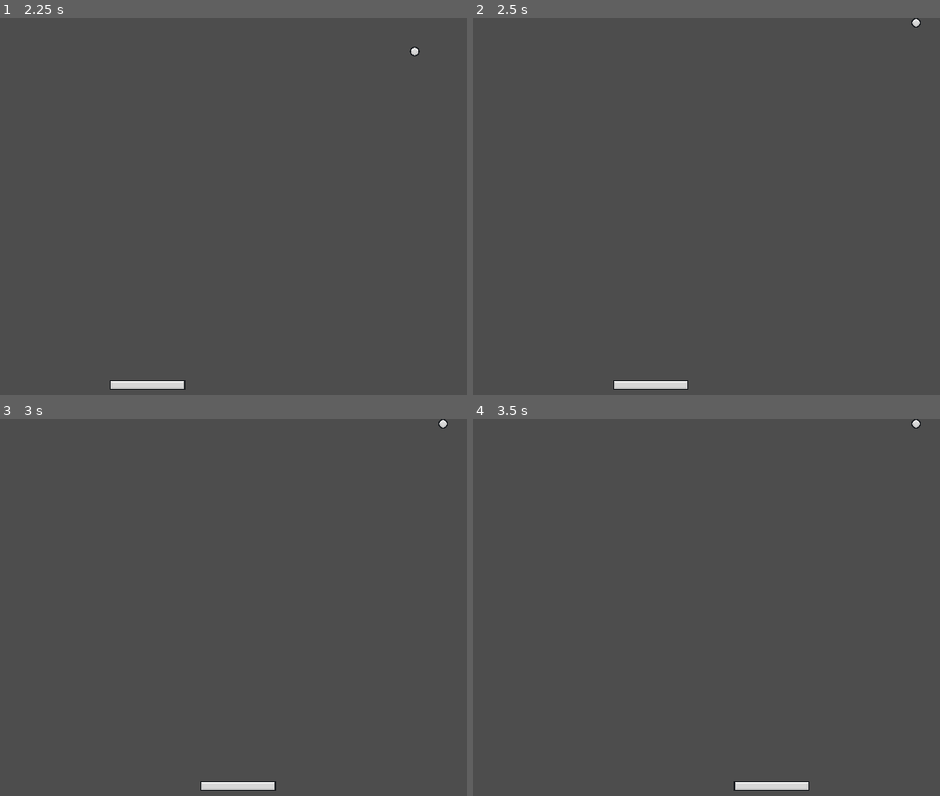
Above: before the commit, frames 1-4 (two rows, left to right).
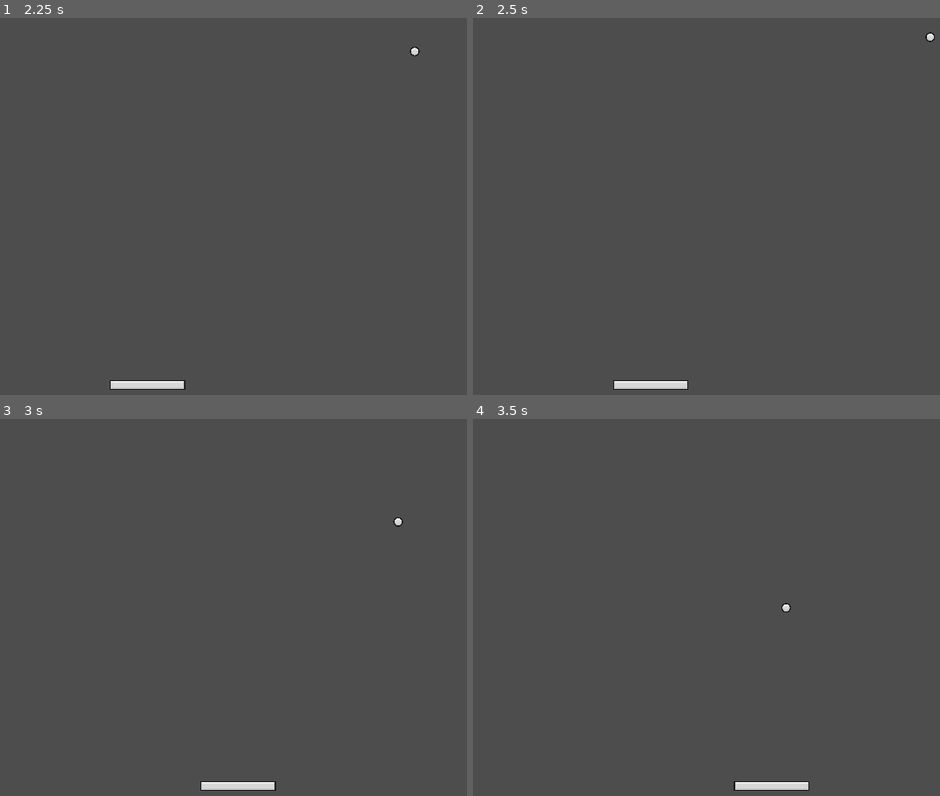
Above: after the commit, the same moments.

Repository: erenliving/brick-breaker-tutorial
Game: Godot game, scene res://scenes/main.tscn
Two runs of this game, one before a commit and one after it. Both use one fixed random seed, a clock stepped at 60 frames per second and the inputs below.
Inputs:
- Up to frame 1 (2.25 s): tap Enter at 0.5 s; hold D (right) 0.53-1.28 s; hold A (left) 1.28-2.03 s; hold D (right) from 2.03 s (still down)
- Up to frame 2 (2.5 s): keep holding D (right)
- Up to frame 3 (3 s): keep holding D (right)
- Up to frame 4 (3.5 s): keep holding D (right)

Frame 1 is identical in both runs. In frame 2, less than 0.1% of the frame differs, in the area x 93-99%, y 0-7%; in frame 3, less than 0.1%; in frame 4, less than 0.1%, in the area x 66-96%, y 0-52%.

Commit message:
Add bounce collision to ball

Diff:
--- a/scripts/ball.gd
+++ b/scripts/ball.gd
@@ -17,7 +17,11 @@
 	start_position = position
 
 func _physics_process(delta):
-	move_and_collide(velocity * ball_speed * delta)
+	var collision = move_and_collide(velocity * ball_speed * delta)
+	if !collision:
+		return
+
+	velocity = velocity.bounce((collision.get_normal()))
 
 func start_ball():
 	position = start_position
